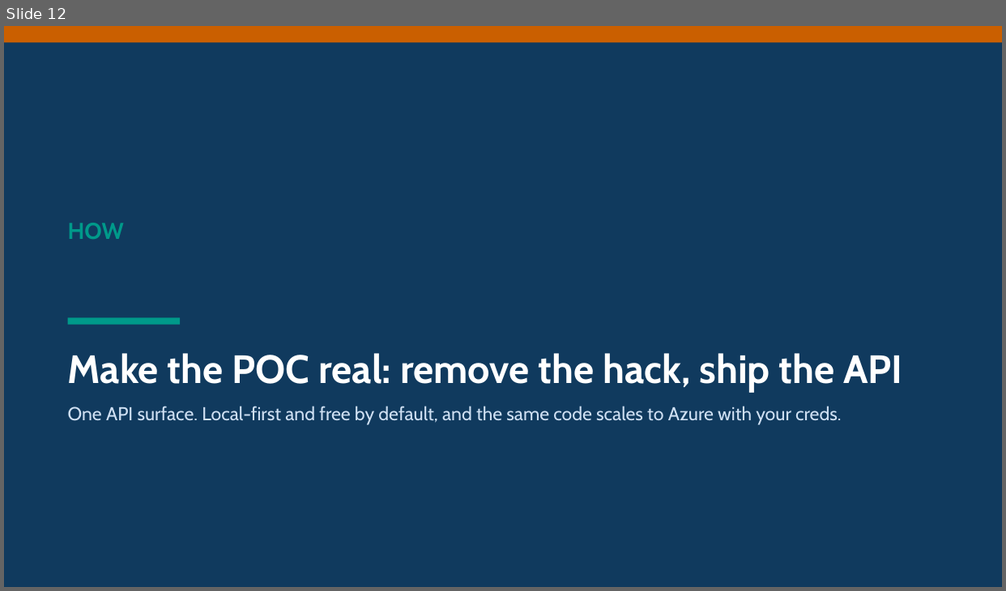
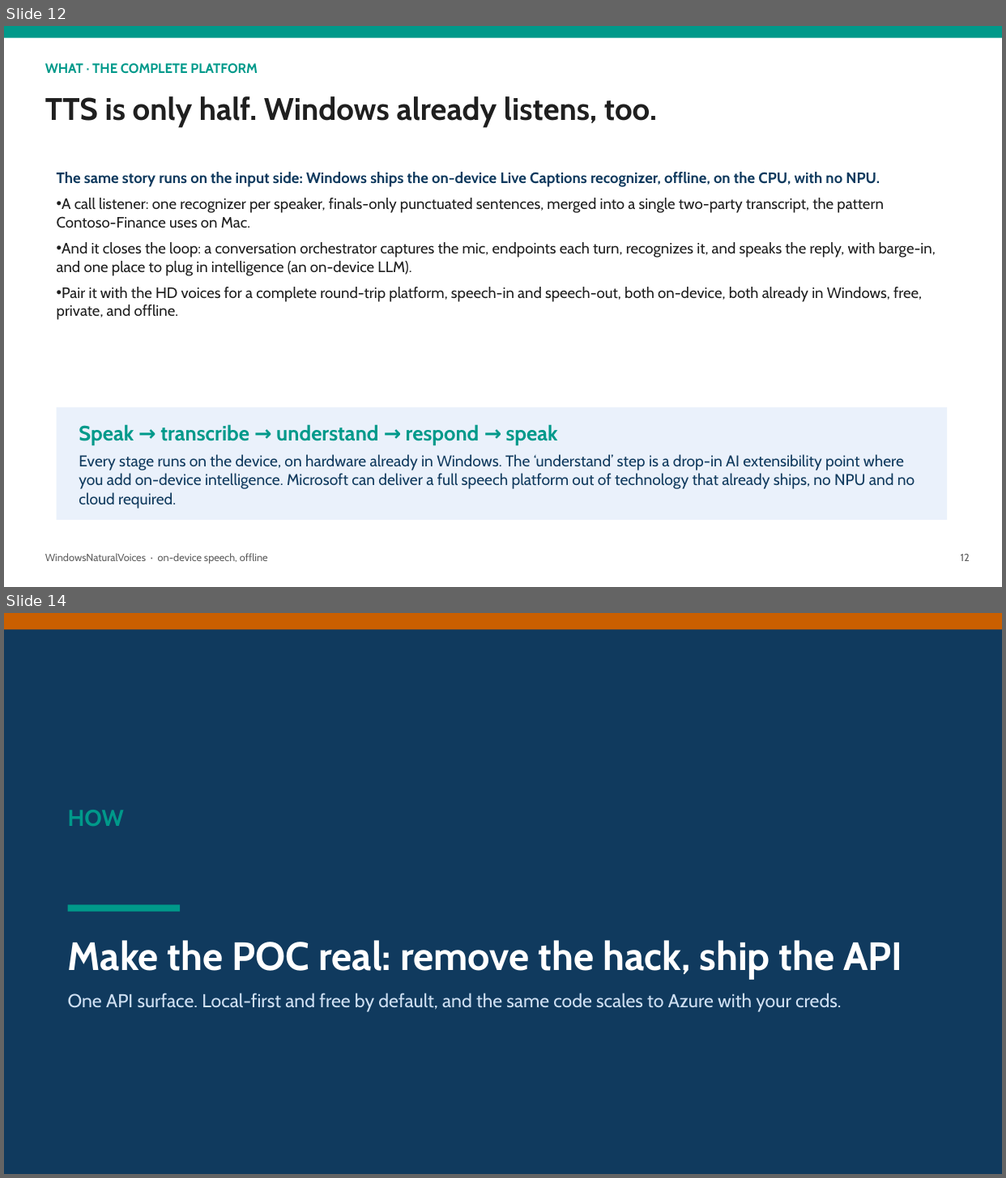
Before and after one commit to aclinick/claros, a slide deck: docs/pitch/live-voiceover.pptx. Shown one above the other, each under a label of ours: slide 12 before the commit, slides 12 and 14 after it; the slides between them are not shown. The pictures are 1006x591 and 1006x1178 pixels, drawn with LibreOffice and Linux fonts; fonts in the diff are those of the drawing. Boxes give left, top, right and bottom in pixels: in the first picture for what was removed or moved away, otherwise in the second. Text is boxed around its words. In the diff, an @@ line names an element or a change of style, - is before the commit and + after.

```diff
--- a/docs/pitch/live-voiceover.pptx
+++ b/docs/pitch/live-voiceover.pptx
@@ slide 12 added at (4,26,1002,587), background #FFFFFF @@
@@ rectangle added at (4,26,1002,38), fill #00998A @@
@@ text added at (45,63,258,74), 13 pt, text #00998A, bold @@
+WHAT · THE COMPLETE PLATFORM
@@ text added at (45,96,657,128), 30 pt, text #1F1F1F, bold @@
+TTS is only half. Windows already listens, too.
@@ text added at (57,172,936,320), 14.5 pt, text #1F1F1F @@
+The same story runs on the input side: Windows ships the on-device Live Captions recognizer, offline, on the CPU, with no NPU.
+• A call listener: one recognizer per speaker, finals-only punctuated sentences, merged into a single two-party transcript, the pattern Contoso-Finance uses on Mac.
+• And it closes the loop: a conversation orchestrator captures the mic, endpoints each turn, recognizes it, and speaks the reply, with barge-in, and one place to plug in intelligence (an on-device LLM).
+• Pair it with the HD voices for a complete round-trip platform, speech-in and speech-out, both on-device, both already in Windows, free, private, and offline.
@@ rectangle added at (57,408,948,520), fill #EAF1FB @@
@@ text added at (79,425,914,508), 15 pt, text #103A5E @@
+Speak → transcribe → understand → respond → speak
+Every stage runs on the device, on hardware already in Windows. The ‘understand’ step is a drop-in AI extensibility point where you add on-device intelligence. Microsoft can deliver a full speech platform out of technology that already ships, no NPU and no cloud required.
@@ text added at (45,553,268,564), 10 pt, text #606060 @@
+WindowsNaturalVoices · on-device speech, offline
@@ text added at (961,554,970,561), 10 pt, text #606060 @@
+12
@@ what was slide 12 is now slide 14 @@
```
Also in this commit, not shown: 12 slides changed, 1 other slide added, 2 other files.
